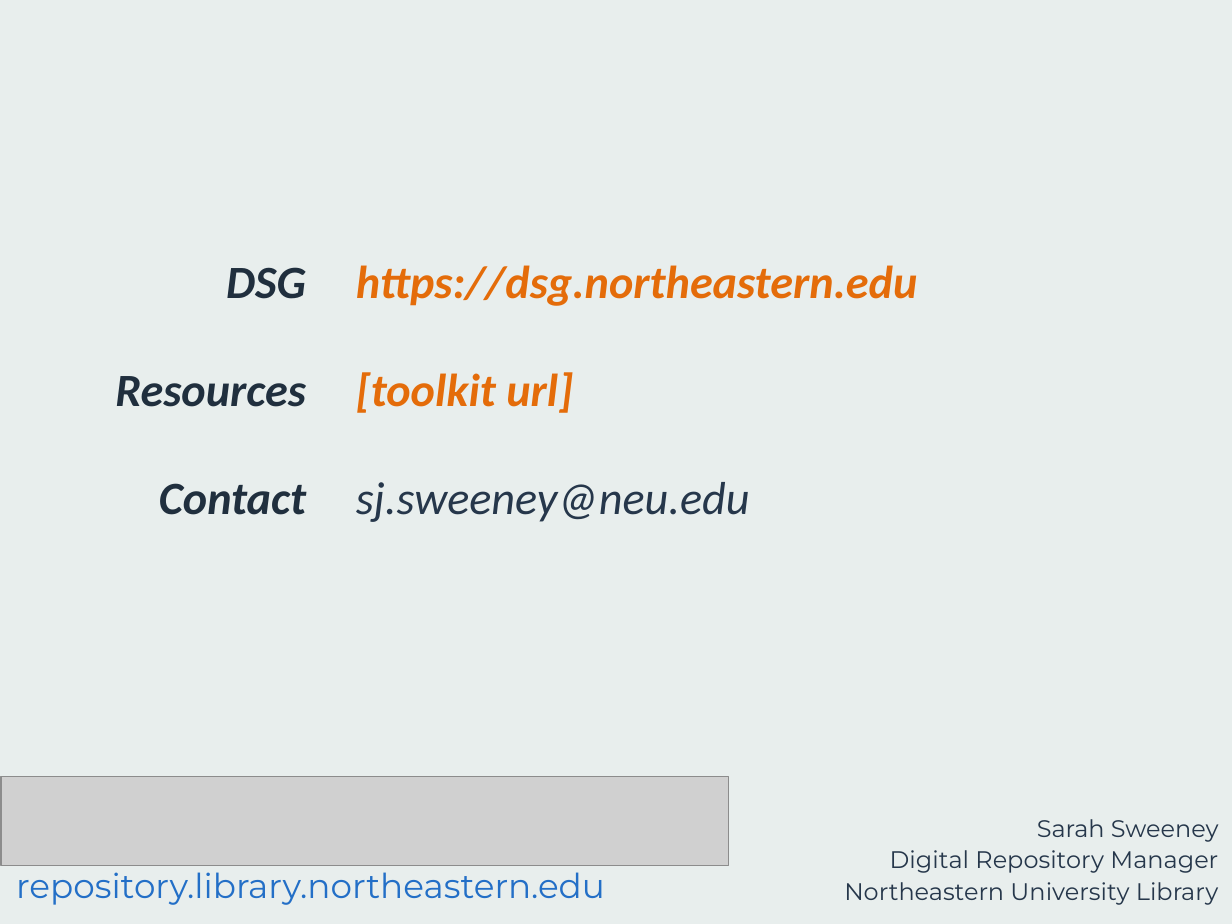
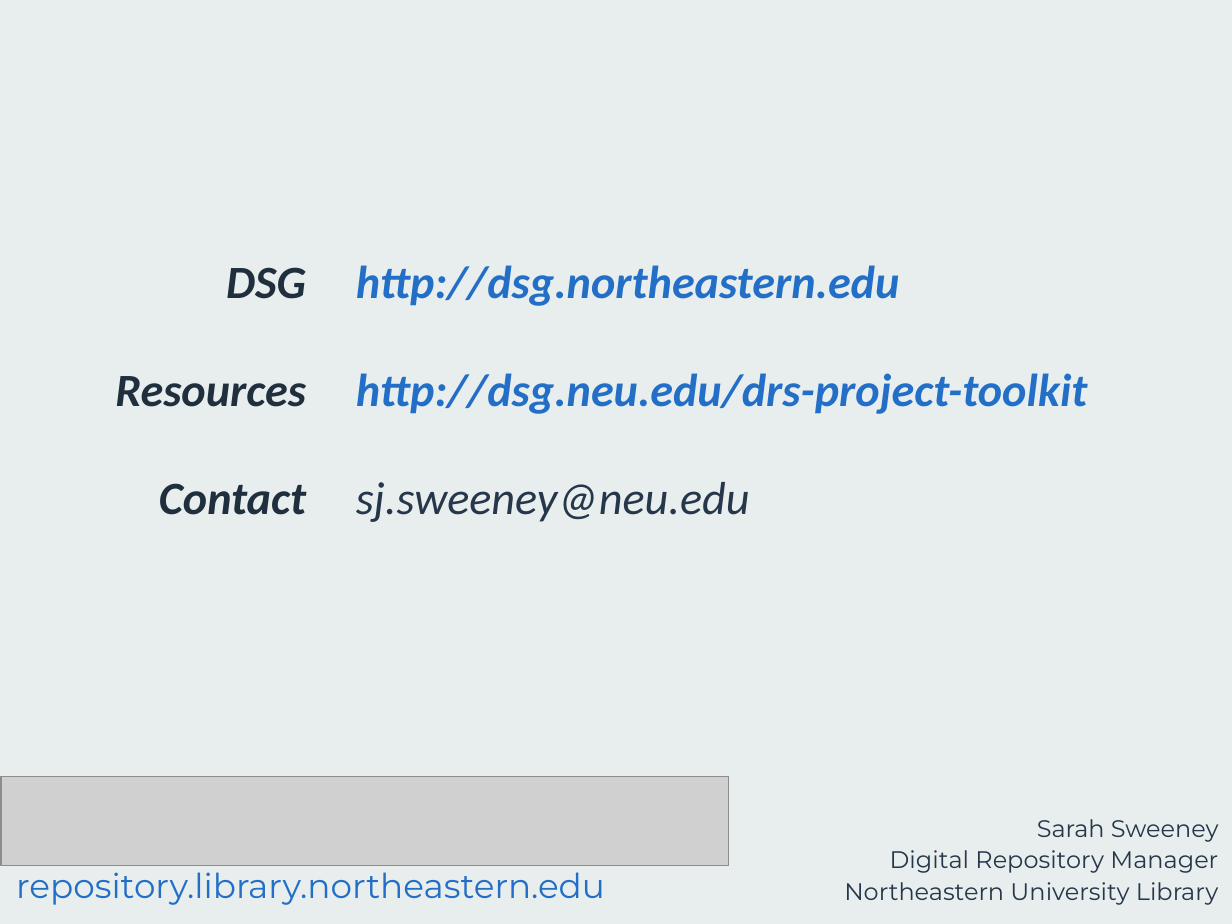
Before and after one commit to sarahjeansweeney/various_files, a slide deck: slide 7 of Presentations/BLC Networking Day 2016/BLCnetworkingDay2016.pptx. Drawn at 1232x924 pixels with LibreOffice and Linux fonts; fonts in the diff are those of the drawing; grey boxes stand for pictures. Boxes give left, top, right and bottom in pixels: in the first picture for what was removed or moved away, otherwise in the second. Text is boxed around its words. In the diff, an @@ line names an element or a change of style, - is before the commit and + after.

```diff
--- a/Presentations/BLC Networking Day 2016/BLCnetworkingDay2016.pptx
+++ b/Presentations/BLC Networking Day 2016/BLCnetworkingDay2016.pptx
@@ text at (356,265,1087,414): text changed; text colour #E46C0A to #236FC7 @@
-https://dsg.northeastern.edu
-[toolkit url]
+http://dsg.northeastern.edu
+http://dsg.neu.edu/drs-project-toolkit
```
Also in this commit, not shown: 4 other slides changed.
